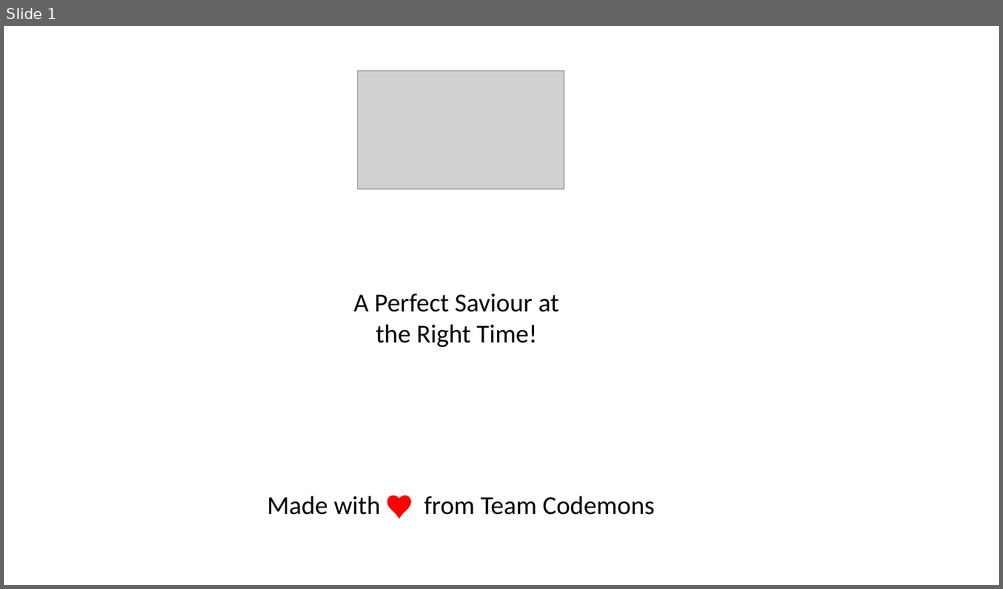
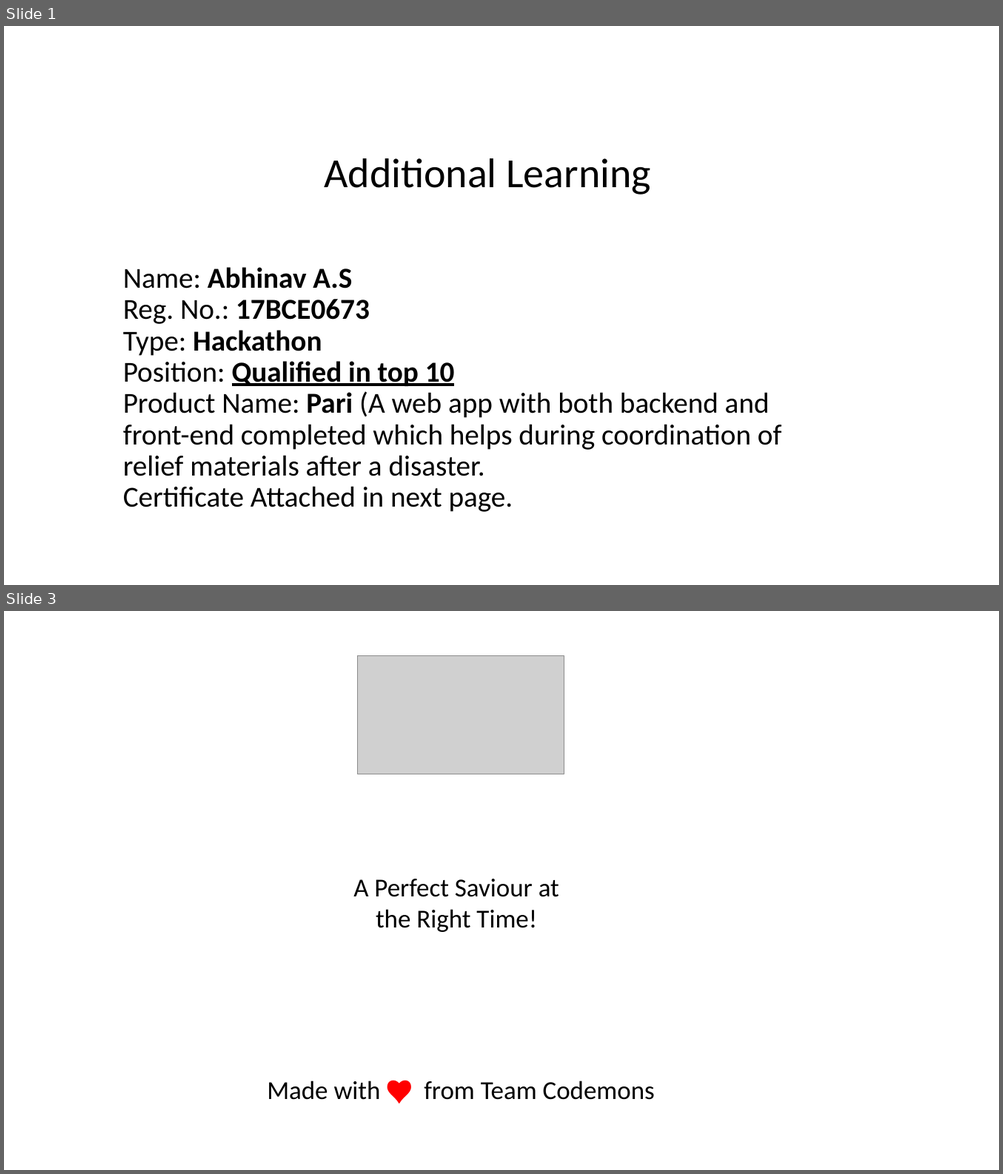
Before and after one commit to amilaneni99/Pari-Frontend, a slide deck: Pari.pptx. Shown one above the other, each under a label of ours: slide 1 before the commit, slides 1 and 3 after it; the slides between them are not shown. The pictures are 1003x589 and 1003x1174 pixels, drawn with LibreOffice and Linux fonts; fonts in the diff are those of the drawing; grey boxes stand for pictures; background and template pictures are left out. Boxes give left, top, right and bottom in pixels: in the first picture for what was removed or moved away, otherwise in the second. Text is boxed around its words. In the diff, an @@ line names an element or a change of style, - is before the commit and + after.

```diff
--- a/Pari.pptx
+++ b/Pari.pptx
@@ slide 1 added at [4, 26, 999, 585], background picture (left out) @@
@@ text added at [324, 158, 650, 195], 40 pt, text #000000 @@
+Additional Learning
@@ title added at [123, 267, 782, 512], 28 pt, text #000000 @@
+Name: Abhinav A.S
+Reg. No.: 17BCE0673
+Type: Hackathon
+Position: Qualified in top 10
+Product Name: Pari (A web app with both backend and front-end completed which helps during coordination of relief materials after a disaster.
+Certificate Attached in next page.
@@ what was slide 1 is now slide 3 @@
```
Also in this commit, not shown: 1 other slide added, 41 other files.
